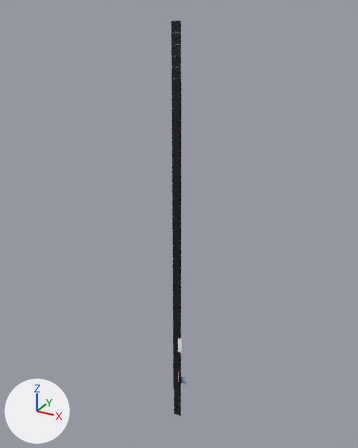
The FBX model Data/DemoTest/suicidebarbie2/suicidebarbie_back2.fbx as it was, and as the next commit left it.
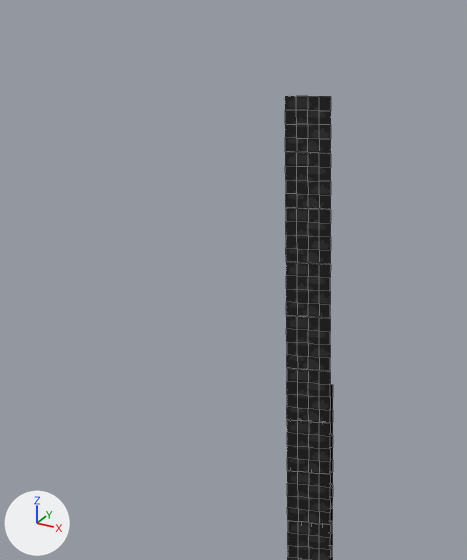
The first picture shows the older version from a 50 mm camera at (1384.0, -2440.0, 2514.0) aimed at (-42.0, 153.0, 1217.0). The close-ups show both versions on the part from 31% to 59% of the width and 0% to 27% of the height of that picture. The lights are fixed; the arrows at lower left show +X, +Y and +Z. Both versions are drawn at frame 9001 of the action 'Take 001'; the numbers are the values there. The close-ups show mesh edges as thin lines.

Objects in the first close-up: 'addmoln', 'addmon2'.
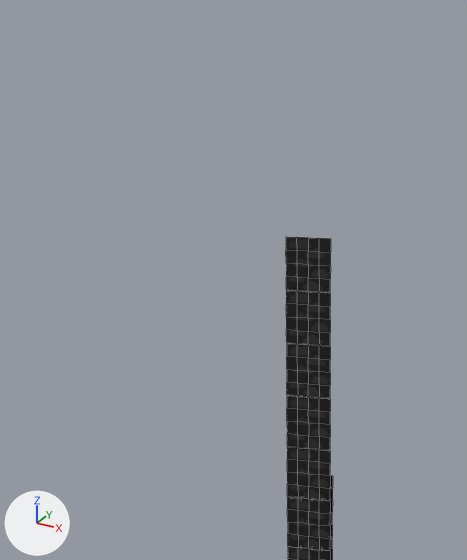
Changed parts and their boxes (x1, y1, x2, y2) in the close-ups (467 x 560 px):
'addmon2', moved: before (285, 96, 331, 560); after (286, 237, 331, 560)
'addmoln', moved: before (291, 385, 333, 560); after (291, 476, 333, 560)

The change, as a diff of the scene's bpy script:
```diff
--- a/Data/DemoTest/suicidebarbie2/suicidebarbie_back2.fbx.py
+++ b/Data/DemoTest/suicidebarbie2/suicidebarbie_back2.fbx.py
@@ ob_addmoln @@
 ob_addmoln = bpy.data.objects.new('addmoln', me_addmoln)
-ob_addmoln.location = (0.0, 9.0, -315.0)
+ob_addmoln.location = (0.0, 9.0, -422.0)
 ob_addmoln.rotation_euler = (1.571, 0.0, 0.0)  # degrees (90, 0, 0)
@@ ob_addmon2 @@
 ob_addmon2 = bpy.data.objects.new('addmon2', me_addmon2)
-ob_addmon2.location = (0.0, 0.0, -62.0)
+ob_addmon2.location = (0.0, 0.0, -214.0)
 ob_addmon2.rotation_euler = (1.571, 0.0, 0.0)  # degrees (90, 0, 0)
```
